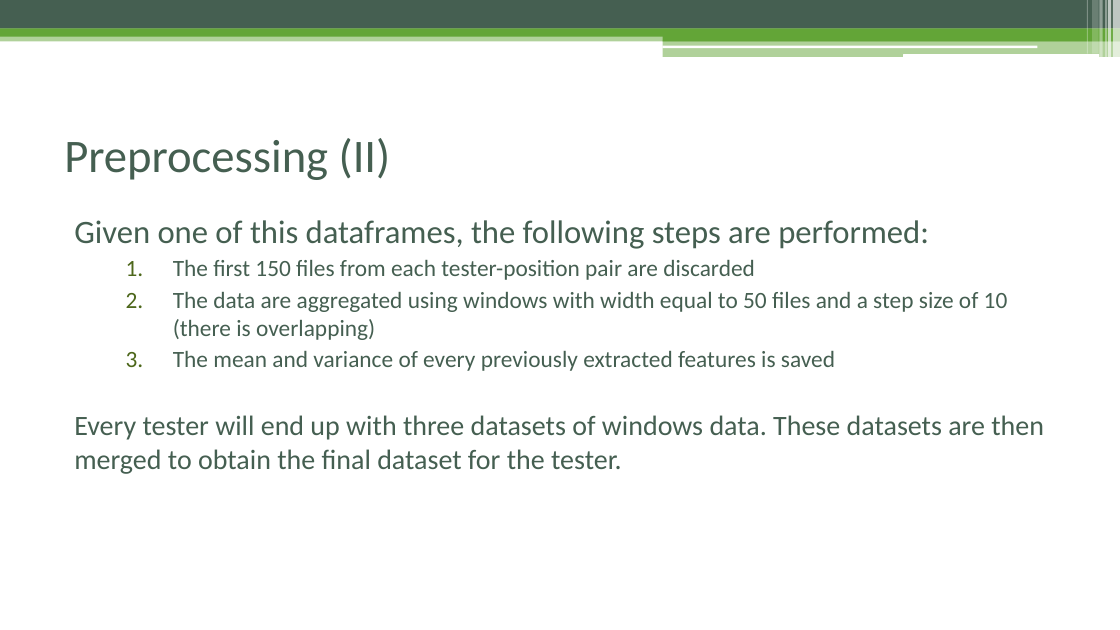
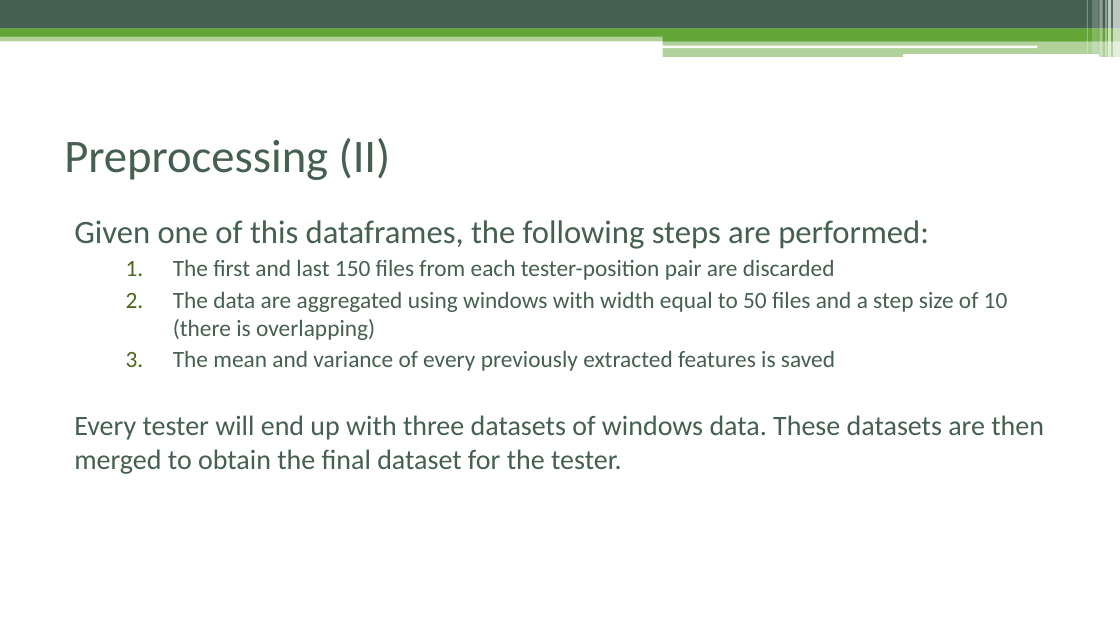
Before and after one commit to EmanueleTinghi/Data-Mining-Project, a slide deck: slide 7 of Docs/Presentation.pptx. Drawn at 1120x630 pixels with LibreOffice and Linux fonts; fonts in the diff are those of the drawing. Boxes give left, top, right and bottom in pixels: in the first picture for what was removed or moved away, otherwise in the second. Text is boxed around its words. In the diff, an @@ line names an element or a change of style, - is before the commit and + after.

```diff
--- a/Docs/Presentation.pptx
+++ b/Docs/Presentation.pptx
@@ text at [173, 260, 835, 280]: text changed @@
-    1. The first 150 files from each tester-position pair are discarded
+    1. The first and last 150 files from each tester-position pair are discarded
```
Also in this commit, not shown: 2 other slides changed, 11 slides added, 10 slides removed, 3 other files.
